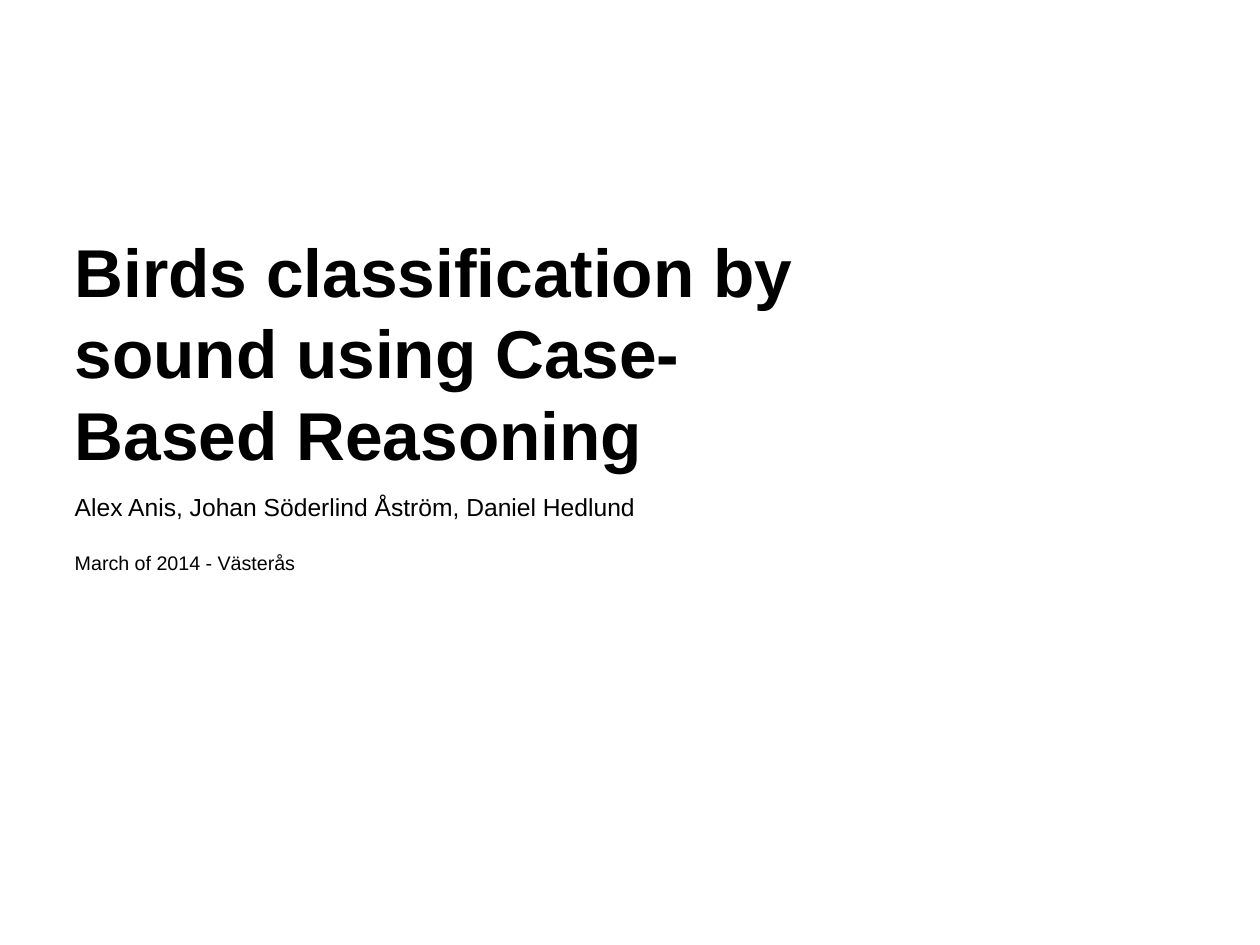
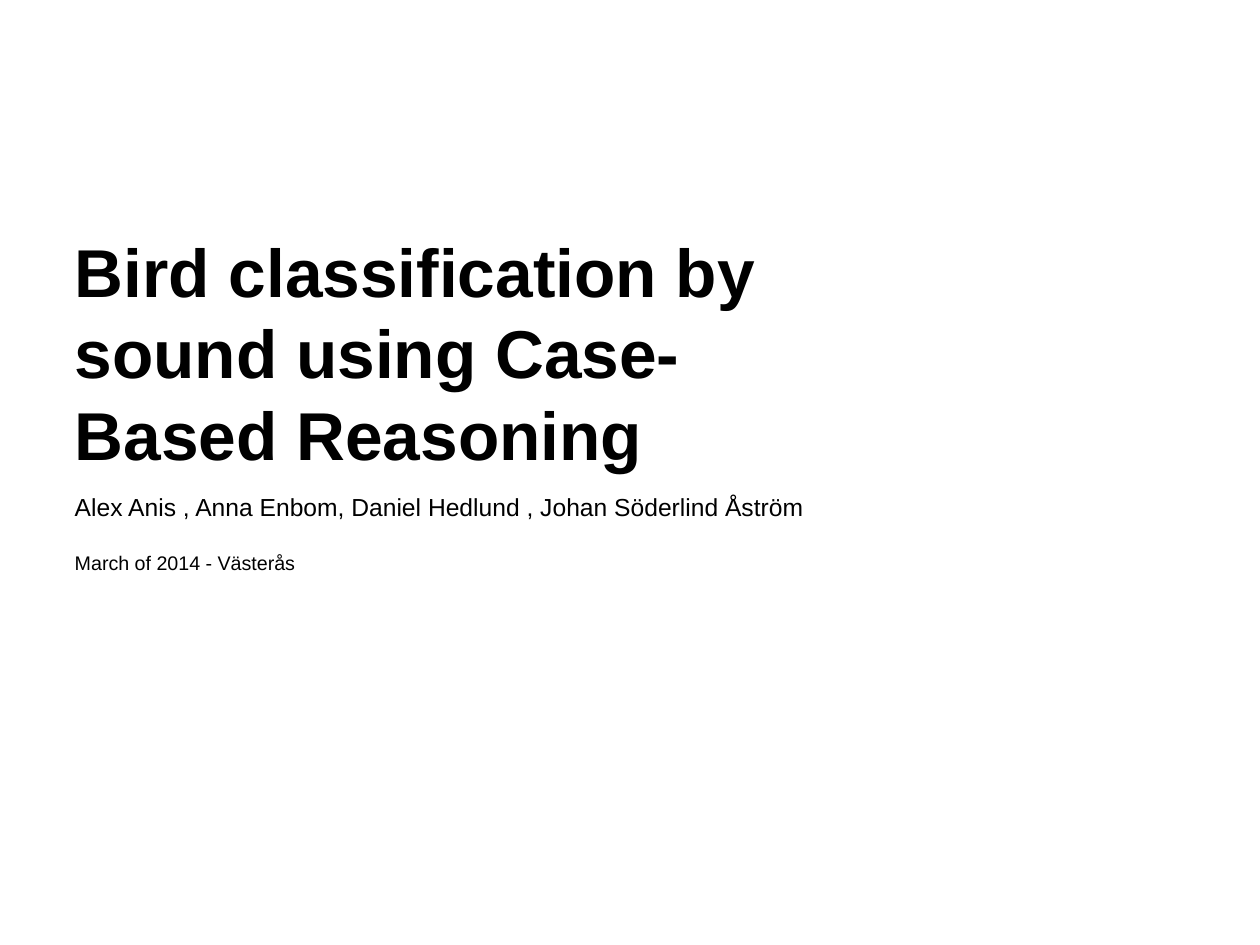
Before and after one commit to ada/case-based-reasoning, a slide deck: slide 9 of report/presentation.pptx. Drawn at 1260x945 pixels with LibreOffice and Linux fonts; fonts in the diff are those of the drawing; background and template pictures are left out. Boxes give left, top, right and bottom in pixels: in the first picture for what was removed or moved away, otherwise in the second. Text is boxed around its words. In the diff, an @@ line names an element or a change of style, - is before the commit and + after.

```diff
--- a/report/presentation.pptx
+++ b/report/presentation.pptx
@@ title at bbox=[75, 248, 755, 473]: text changed @@
-Birds classification by sound using Case-Based Reasoning
+Bird classification by sound using Case-Based Reasoning
@@ text at bbox=[75, 497, 803, 519]: text changed @@
-Alex Anis, Johan Söderlind Åström, Daniel Hedlund
+Alex Anis , Anna Enbom, Daniel Hedlund , Johan Söderlind Åström
```
Also in this commit, not shown: 7 other slides changed, 1 slide added, 1 slide removed.
